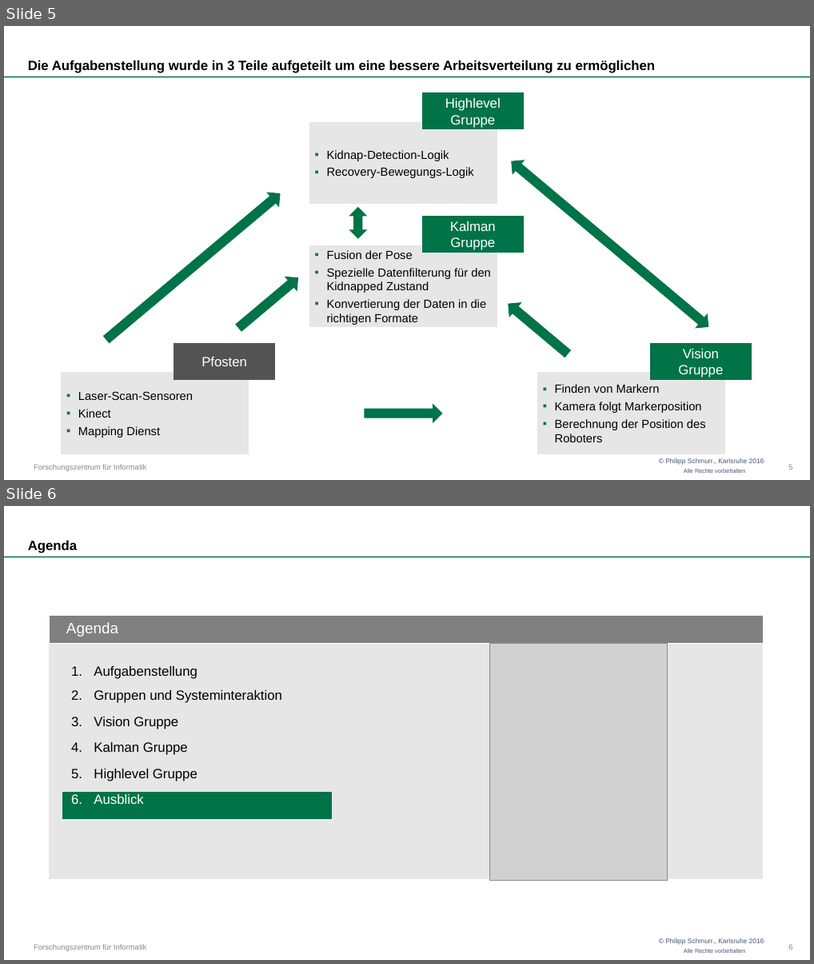
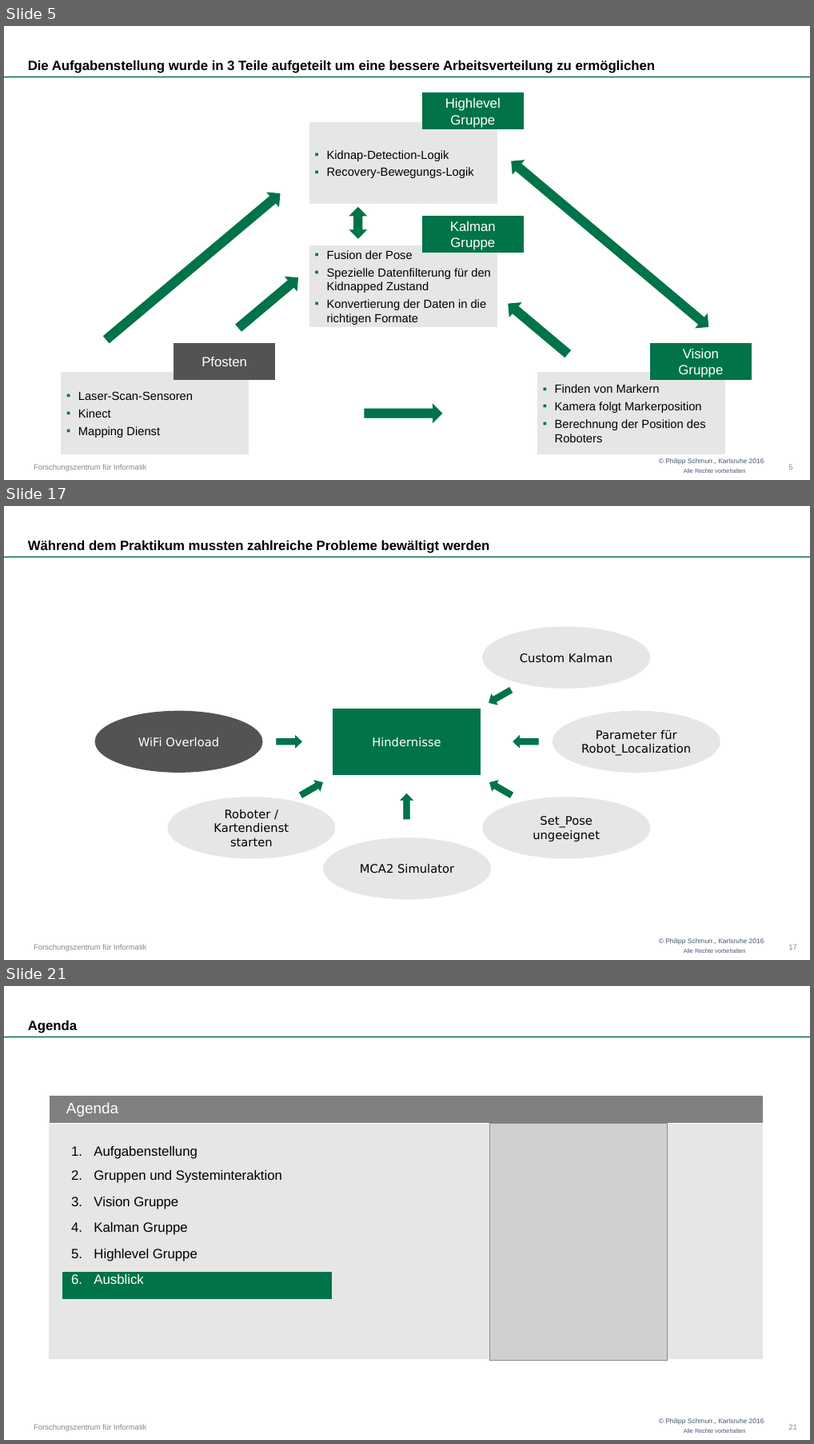
Before and after one commit to OtonoKakuei/robprak1516-documentation, a slide deck: robprak1516-presentation.pptx. Shown one above the other, each under a label of ours: slides 5 and 6 before the commit, slides 5, 17 and 21 after it; the slides between them are not shown. The pictures are 814x964 and 814x1444 pixels, drawn with LibreOffice and Linux fonts; fonts in the diff are those of the drawing; grey boxes stand for pictures; background and template pictures are left out. Boxes give left, top, right and bottom in pixels: in the first picture for what was removed or moved away, otherwise in the second. Text is boxed around its words. In the diff, an @@ line names an element or a change of style, - is before the commit and + after.

Commit message:
Updated kalman and general presentation. Kalman data already included in main presentation

```diff
--- a/robprak1516-presentation.pptx
+++ b/robprak1516-presentation.pptx
@@ slide 17 added at (4, 506, 810, 960), background #FFFFFF; not listed: 4 template elements that a slide beside it also shows @@
@@ title added at (28, 540, 490, 553), 16 pt, text #000000, bold @@
+Während dem Praktikum mussten zahlreiche Probleme bewältigt werden
@@ ellipse added at (483, 627, 650, 688), fill #E7E6E6, outline #E7E6E6 1.5 pt, 14 pt, text #000000 @@
+Custom Kalman
@@ right arrow added at (486, 685, 514, 708), fill #007348, outline #007348 0.75 pt @@
@@ ellipse added at (95, 711, 262, 772), fill #525252, outline #525252 1.5 pt, 14 pt, text #FFFFFF @@
+WiFi Overload
@@ rectangle added at (334, 708, 480, 774), fill #007348, outline #007348 1.5 pt, 14 pt, text #FFFFFF @@
+Hindernisse
@@ ellipse added at (554, 711, 720, 772), fill #E7E6E6, outline #E7E6E6 1.5 pt, 14 pt, text #000000 @@
+Parameter für Robot_Localization
@@ right arrow added at (277, 736, 302, 748), fill #007348, outline #007348 0.75 pt @@
@@ right arrow added at (514, 736, 538, 748), fill #007348, outline #007348 0.75 pt @@
@@ right arrow added at (298, 777, 326, 800), fill #007348, outline #007348 0.75 pt @@
@@ right arrow added at (401, 793, 413, 819), fill #007348, outline #007348 0.75 pt @@
@@ right arrow added at (487, 777, 515, 800), fill #007348, outline #007348 0.75 pt @@
@@ ellipse added at (169, 797, 335, 858), fill #E7E6E6, outline #E7E6E6 1.5 pt, 14 pt, text #000000 @@
+Roboter / Kartendienst starten
@@ ellipse added at (484, 797, 650, 858), fill #E7E6E6, outline #E7E6E6 1.5 pt, 14 pt, text #000000 @@
+Set_Pose ungeeignet
@@ ellipse added at (324, 838, 491, 899), fill #E7E6E6, outline #E7E6E6 1.5 pt, 14 pt, text #000000 @@
+MCA2 Simulator
@@ page number added at (789, 944, 798, 949), 9 pt, text #868889 @@
+17
@@ what was slide 6 is now slide 21 @@
@@ page number at (789, 1424, 798, 1429): text changed @@
-6
+21
```
Also in this commit, not shown: 2 slides changed, 14 other slides added, 1 other file.
